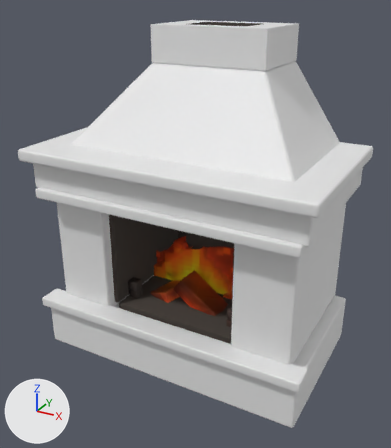
What one commit did to the Blender file src/game/models/castle/props/kitchen-fireplace.blend.
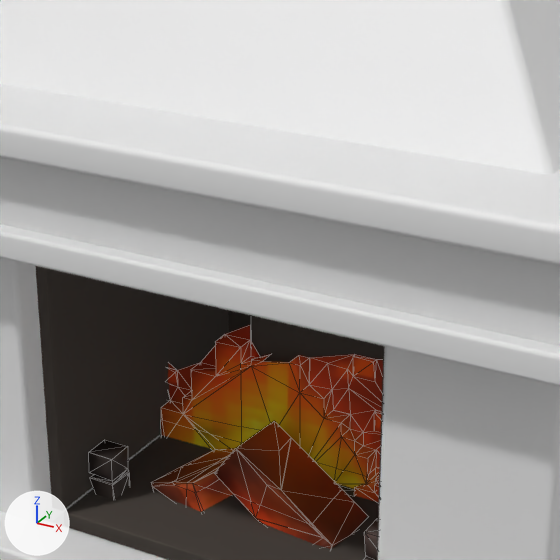
Each version appears first whole from a 50 mm lens placed at (1.211, -2.238, 1.813), pointed at (0.014, -0.062, 0.725), and next in a close-up on the part from 25% to 76% of the width and 27% to 71% of the height. Every picture has the same lights, and +X, +Y and +Z are marked at lower left. The last two pictures show the newer version. The close-ups show mesh edges as thin lines.

Objects in the first close-up: 'Castle fireplace masonry surround and hood', 'Continuous soot-dark flue lining', 'Firebox ember floor', 'Firebox left soot lining', 'Mantel lower moulding', 'Mantel projecting cap', 'Preserved hearth logs and soot', 'Raised hearth lip' and 2 more.
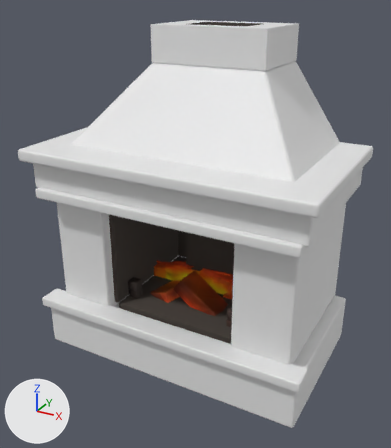
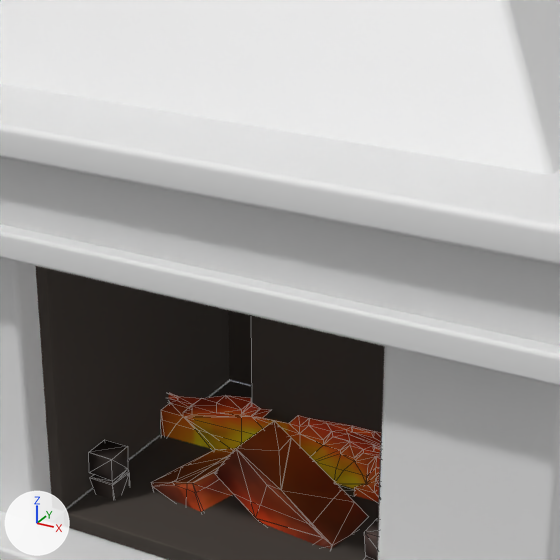
Where the change shows, as pixel boxes [x1, y1, x2, y2] in the close-ups (560 x 560 px; the box of a moved part takes in the faces that stretch with it):
'Preserved hearth logs and soot', reshaped
    before: [89, 325, 383, 560]
    after: [89, 392, 381, 560]
part 1 of me_meshes_0__001, moved or reshaped
    before: [191, 325, 310, 400]
    after: [192, 396, 309, 434]
part 2 of me_meshes_0__001, moved or reshaped
    before: [300, 354, 383, 418]
    after: [300, 418, 381, 449]
part 3 of me_meshes_0__001, moved or reshaped
    before: [241, 367, 381, 476]
    after: [241, 417, 380, 476]
part 4 of me_meshes_0__001, moved or reshaped
    before: [161, 362, 241, 442]
    after: [161, 392, 241, 442]
'Continuous soot-dark flue lining', unchanged, uncovered by the edit
    before: [251, 316, 383, 363]
    after: [251, 316, 383, 432]
'Firebox back soot lining', unchanged, uncovered by the edit
    before: [228, 310, 252, 342]
    after: [228, 310, 252, 385]

What the commit changed:
me_meshes_0__001 is used by ob_preserved_hearth_logs_and_soot; location (0.0, 0.0, 0.0).
me_meshes_0__001 had 588 vertices, 578 faces and spanned x -0.429..0.427, y -0.204..0.407, z 0.177..0.568.
me_meshes_0__001 now has 588 vertices, 578 faces and spans x -0.429..0.427, y -0.204..0.407, z 0.177..0.414.
me_meshes_0__001 part 1: the loose piece of 30 vertices spanning x -0.248..0.001, y 0.056..0.094, z 0.386..0.564 is scaled about its middle by (1, 1, 0.28), then moved by (0.0, 0.0, -0.097).
me_meshes_0__001 part 2: the loose piece of 24 vertices spanning x 0.0..0.188, y 0.056..0.094, z 0.423..0.564 is scaled about its middle by (1, 1, 0.28), then moved by (0.0, 0.0, -0.11).
me_meshes_0__001 part 3: 33 of the vertices in x -0.132..0.188, y 0.056..0.094, z 0.356..0.496 are scaled about their middle by (1, 1, 0.28), then moved by (0.0, 0.0, -0.057).
me_meshes_0__001 part 4: 24 of the vertices in x -0.376..-0.248, y 0.056..0.095, z 0.342..0.469 are scaled about their middle by (1, 1, 0.28), then moved by (0.0, 0.0, -0.057).
Other edits to the shape of me_meshes_0__001 do not show in these pictures.
